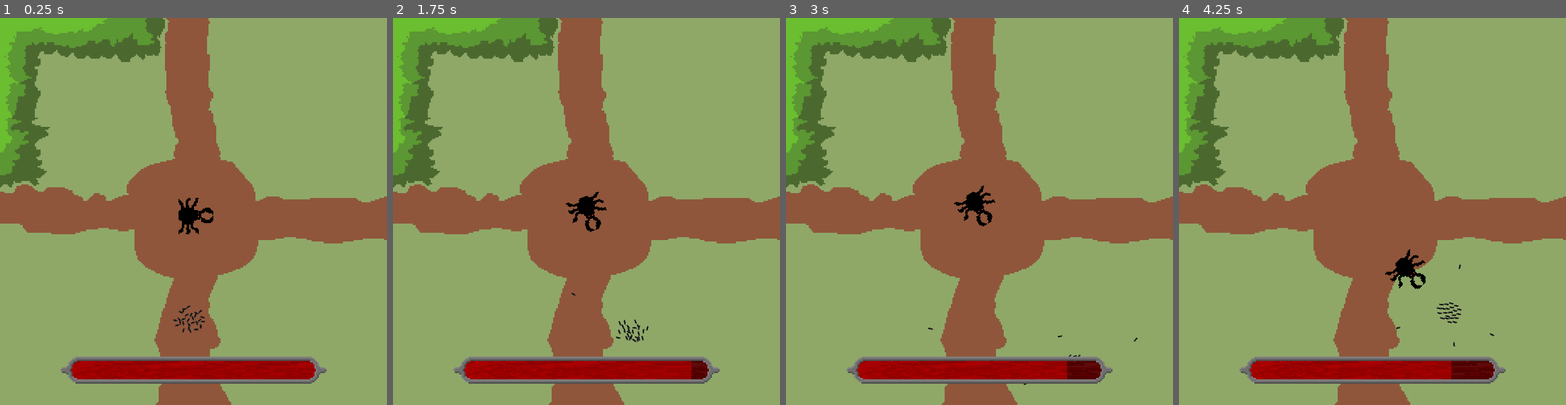
Above: before the commit, frames 1-4 (left to right).
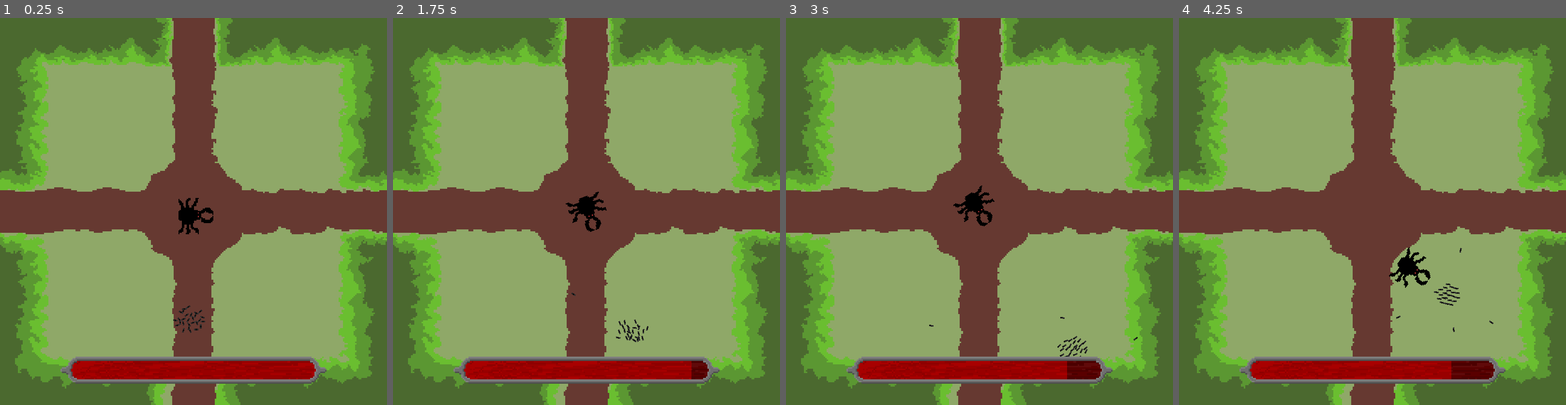
Above: after the commit, the same moments.

Repository: filvan1/LD56
Game: Godot game, scene res://scenes/main.tscn
The game is run twice, just before and just after one commit, with the same random seed, the same clock (stepped at 60 frames per second) and the same inputs.
Inputs:
- Up to frame 1 (0.25 s): no input
- Up to frame 2 (1.75 s): hold D (move_right) 0.53-1.28 s; tap Down (aim_down) at 0.6 s; hold S (move_down) from 1.28 s (still down); tap Left (aim_left) at 1.35 s
- Up to frame 3 (3 s): release S (move_down) at 2.03 s; hold D (move_right) 2.03-2.78 s; tap Right (aim_right) at 2.1 s; hold W (move_up) from 2.78 s (still down); tap Up (aim_up) at 2.85 s
- Up to frame 4 (4.25 s): release W (move_up) at 3.53 s; hold A (move_left) from 3.53 s (still down); tap Down (aim_down) at 3.6 s

The runs differ from the first frame. In frame 1, 55% of the frame differs, in the area x 0-100%, y 0-100%; in frame 2, 55%; in frame 3, 56%; in frame 4, 56%.

Commit message:
update room art

Diff:
--- a/scenes/room.tscn
+++ b/scenes/room.tscn
@@ -10,4 +10,16 @@
 collision_mask = 0
 
 [node name="CollisionPolygon2D" type="CollisionPolygon2D" parent="StaticBody2D"]
-polygon = PackedVector2Array(-100, -23, -99, -27, -105, -45, -97, -51, -96, -55, -105, -58, -103, -79, -101, -108, -74, -102, -49, -101, -34, -102, -24, -104, -21, -108, -18, -128, -128, -128, -128, -17, -116, -18, -104, -19)
+polygon = PackedVector2Array(-111, -14, -100, -18, -97, -30, -99, -37, -102, -94, -94, -101, -25, -98, -17, -98, -15, -101, -13, -128, -128, -128, -128, -14, -128, -14)
+
+[node name="CollisionPolygon2D2" type="CollisionPolygon2D" parent="StaticBody2D"]
+rotation = 1.5708
+polygon = PackedVector2Array(-111, -14, -100, -18, -97, -30, -99, -37, -102, -94, -94, -101, -25, -98, -17, -98, -15, -101, -13, -128, -128, -128, -128, -14, -128, -14)
+
+[node name="CollisionPolygon2D3" type="CollisionPolygon2D" parent="StaticBody2D"]
+rotation = 3.14159
+polygon = PackedVector2Array(-111, -14, -100, -18, -97, -30, -99, -37, -102, -94, -94, -101, -25, -98, -17, -98, -15, -101, -13, -128, -128, -128, -128, -14, -128, -14)
+
+[node name="CollisionPolygon2D4" type="CollisionPolygon2D" parent="StaticBody2D"]
+rotation = 4.71239
+polygon = PackedVector2Array(-111, -14, -100, -18, -97, -30, -99, -37, -102, -94, -94, -101, -25, -98, -17, -98, -15, -101, -13, -128, -128, -128, -128, -14, -128, -14)
Binary file changed: textures/room.png
